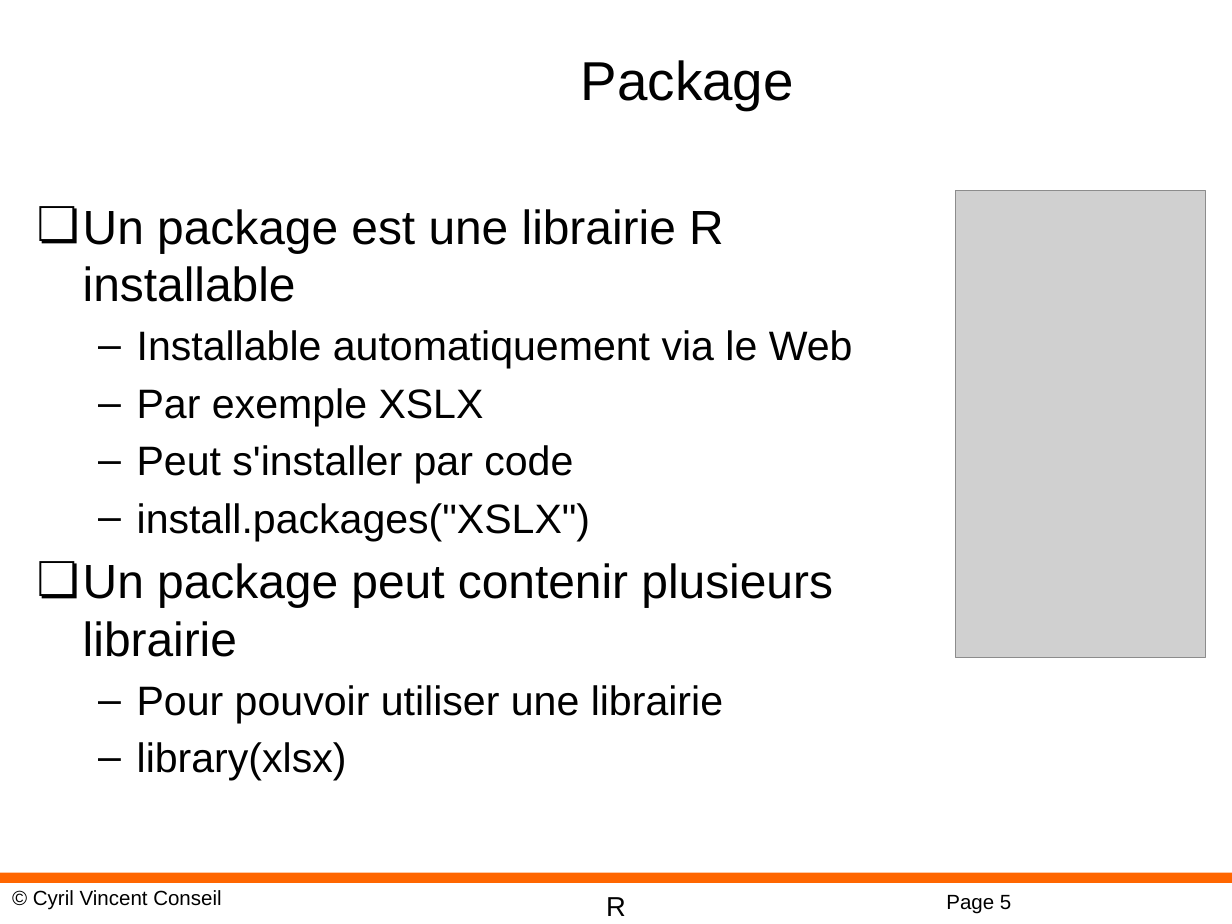
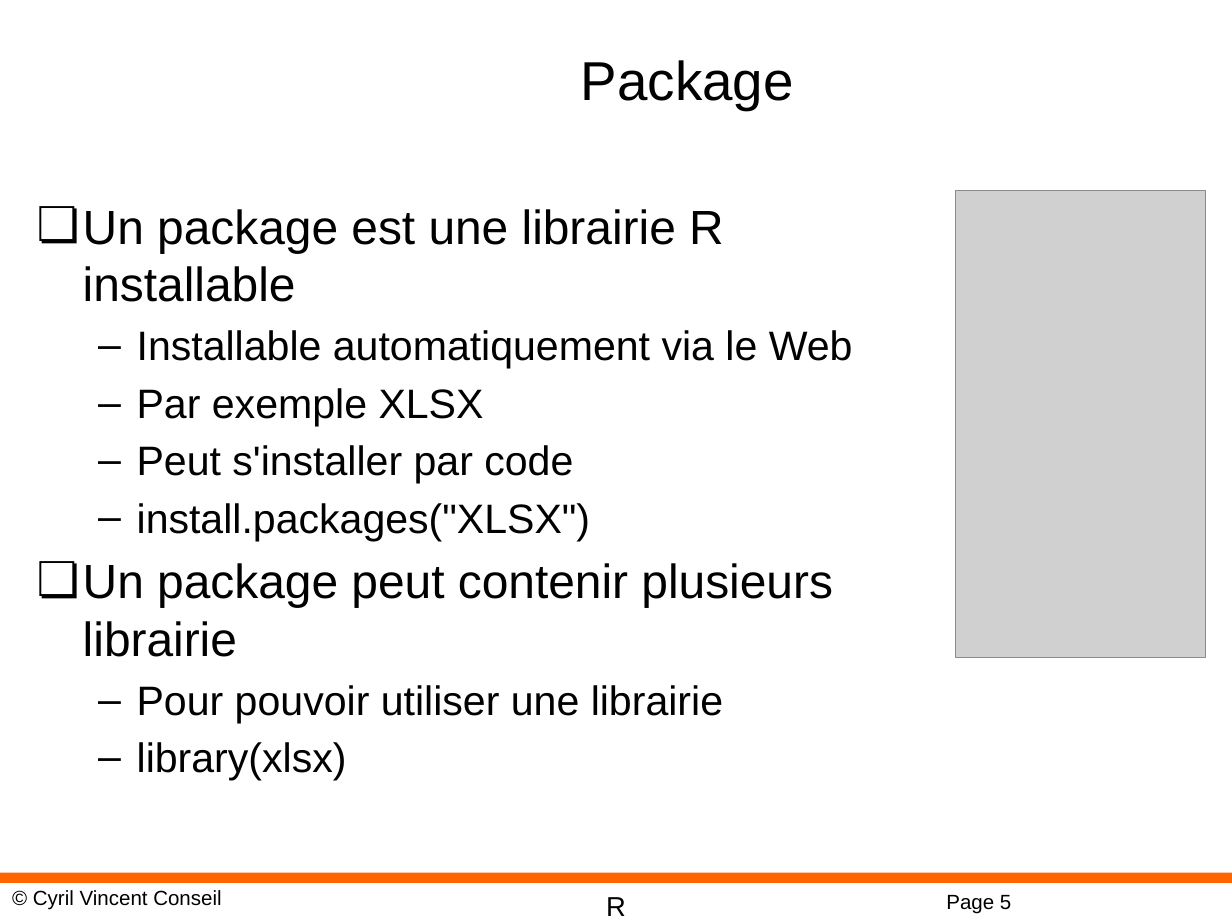
Before and after one commit to cyrilvincent/R, a slide deck: slide 5 of ppt/R-11-DataSource.pptx. Drawn at 1232x924 pixels with LibreOffice and Linux fonts; fonts in the diff are those of the drawing; grey boxes stand for pictures; background and template pictures are left out. Boxes give left, top, right and bottom in pixels: in the first picture for what was removed or moved away, otherwise in the second. Text is boxed around its words. In the diff, an @@ line names an element or a change of style, - is before the commit and + after.

```diff
--- a/ppt/R-11-DataSource.pptx
+++ b/ppt/R-11-DataSource.pptx
@@ text at bbox=[137, 388, 484, 426]: text changed @@
-  – Par exemple XSLX
+  – Par exemple XLSX
@@ text at bbox=[137, 503, 591, 541]: text changed @@
-  – install.packages("XSLX")
+  – install.packages("XLSX")
```
Also in this commit, not shown: 3 other slides changed, 2 other files.
